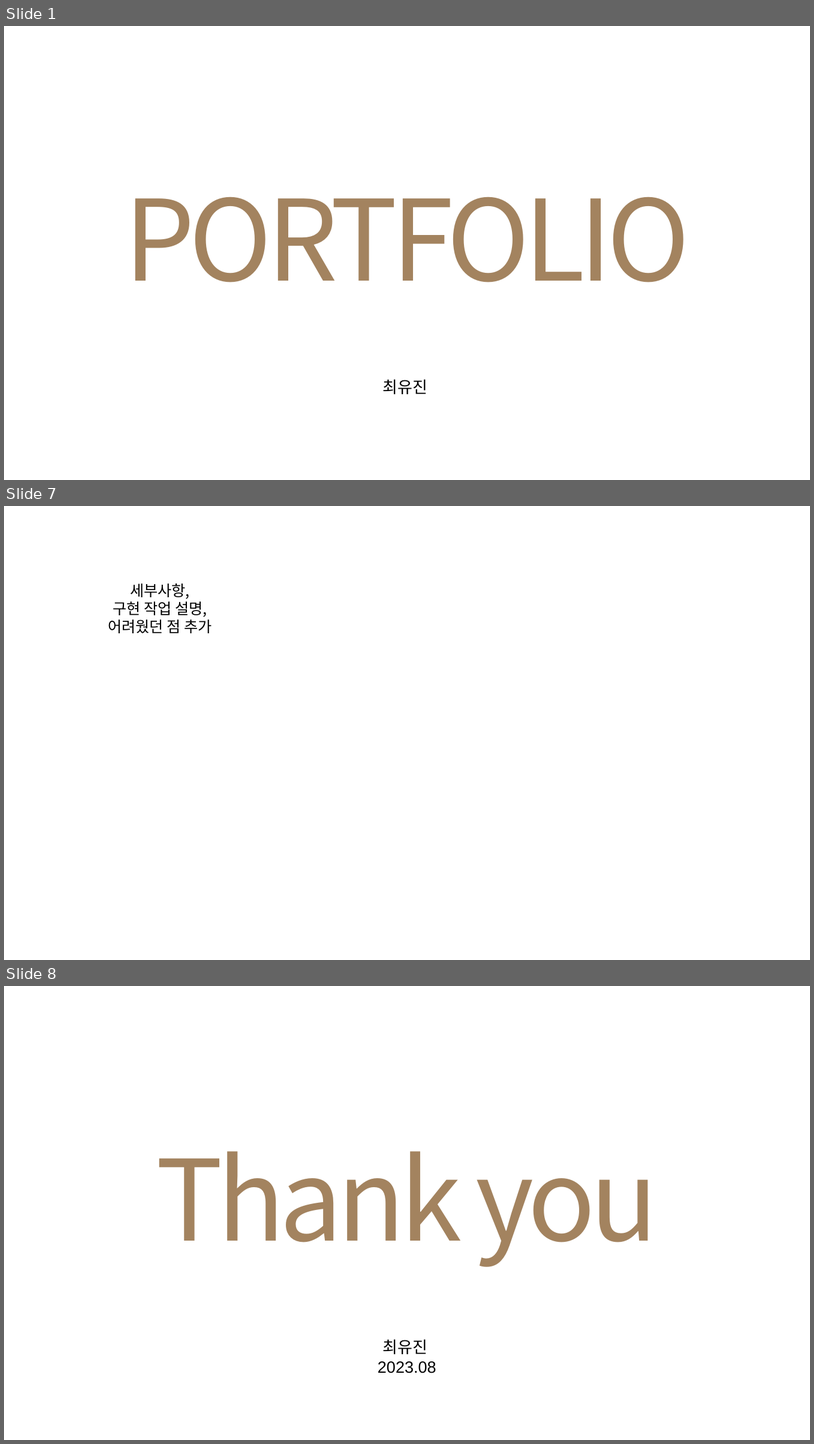
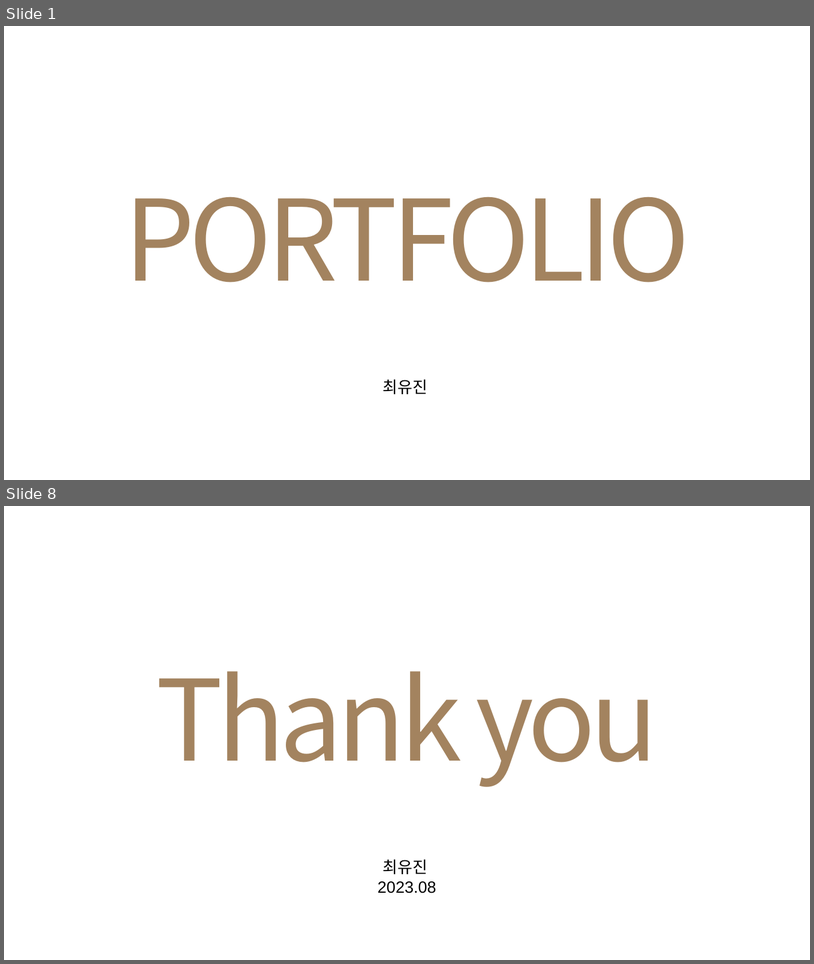
Before and after one commit to Leesiw/StarGiant, a slide deck: 포트폴리오/최유진 포트폴리오.pptx. Shown one above the other, each under a label of ours: slides 1, 7 and 8 before the commit, slides 1 and 8 after it; the slides between them are not shown. The pictures are 814x1444 and 814x964 pixels, drawn with LibreOffice and Linux fonts; fonts in the diff are those of the drawing. Boxes give left, top, right and bottom in pixels: in the first picture for what was removed or moved away, otherwise in the second. Text is boxed around its words. In the diff, an @@ line names an element or a change of style, - is before the commit and + after.

```diff
--- a/포트폴리오/최유진 포트폴리오.pptx
+++ b/포트폴리오/최유진 포트폴리오.pptx
@@ slide 7 removed at box(4, 506, 810, 960), background #FFFFFF @@
@@ text removed at box(108, 583, 212, 633) @@
-세부사항,
-구현 작업 설명,
-어려웠던 점 추가
```
Also in this commit, not shown: 4 slides changed, 2 slides added, 1 other slide removed.
